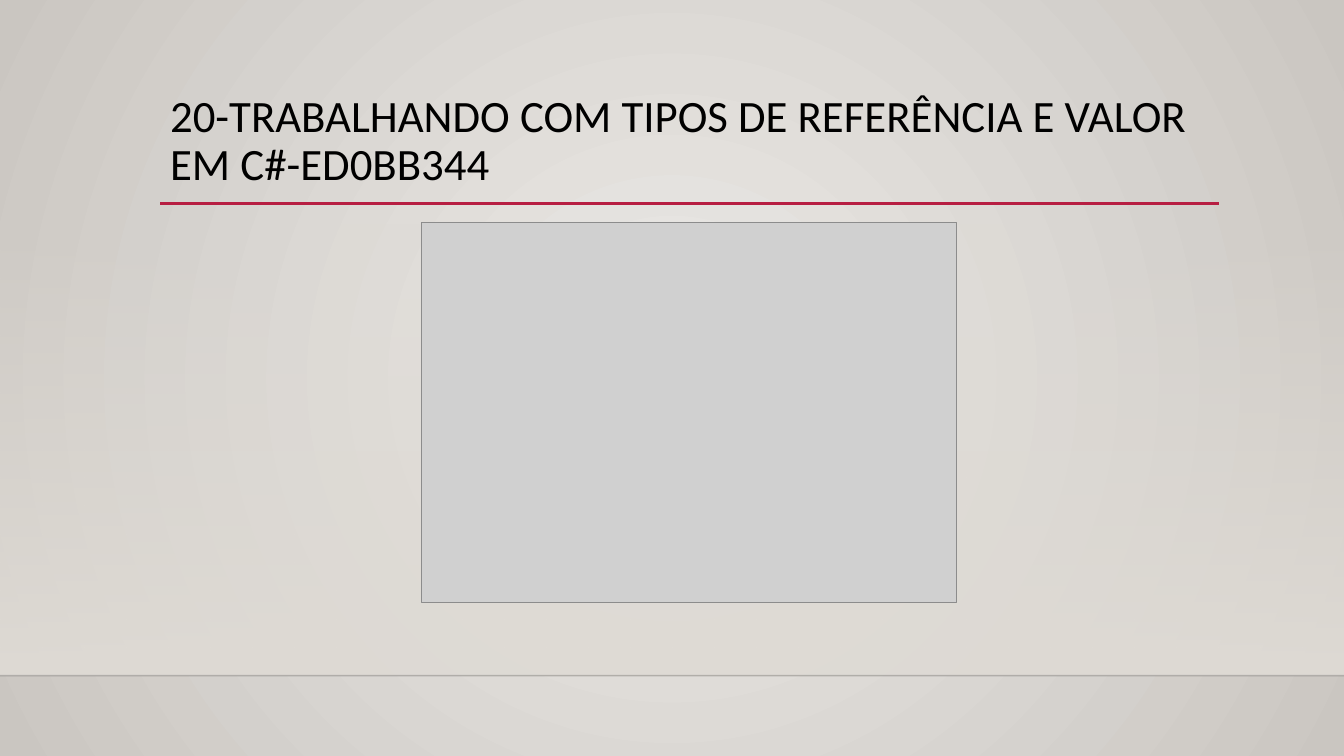
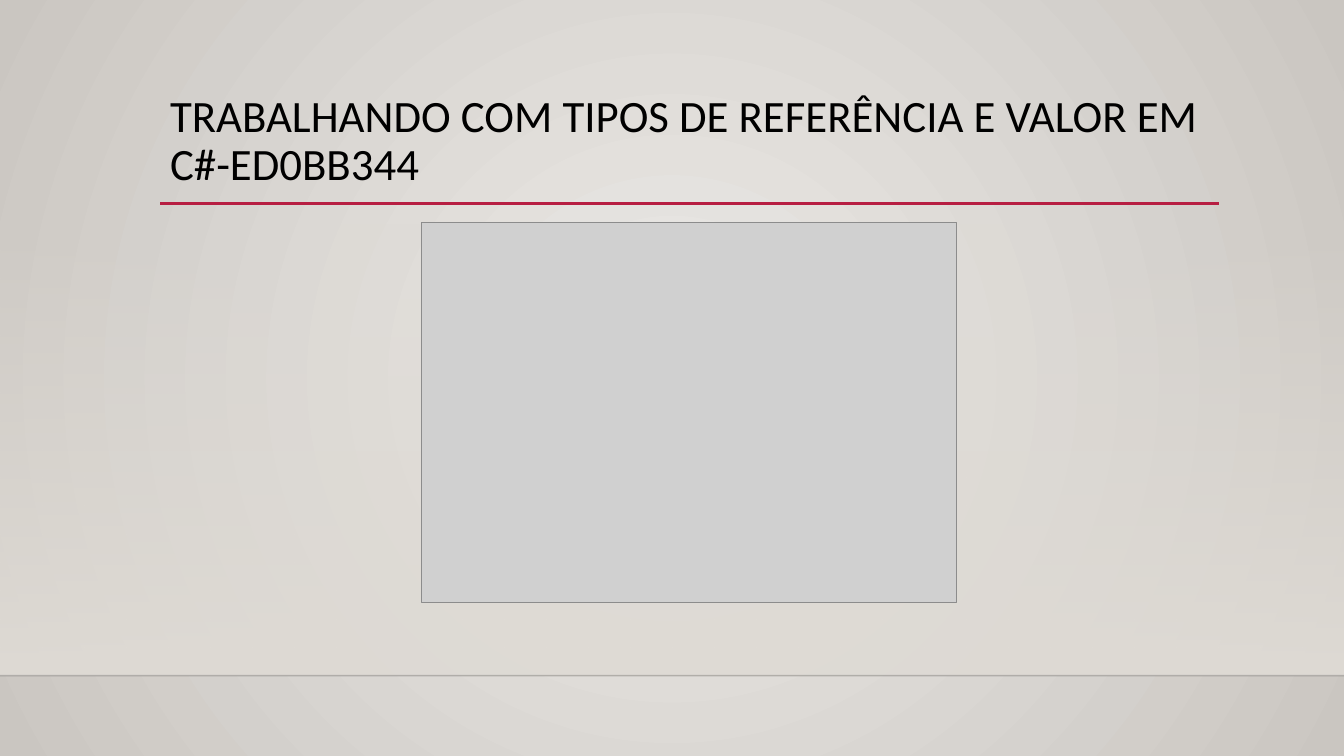
Before and after one commit to Rosem111/Evolu-o-na-DIO, a slide deck: slide 16 of Conquistas/Conquistas.pptx. Drawn at 1344x756 pixels with LibreOffice and Linux fonts; fonts in the diff are those of the drawing; grey boxes stand for pictures; background and template pictures are left out. Boxes give left, top, right and bottom in pixels: in the first picture for what was removed or moved away, otherwise in the second. Text is boxed around its words. In the diff, an @@ line names an element or a change of style, - is before the commit and + after.

```diff
--- a/Conquistas/Conquistas.pptx
+++ b/Conquistas/Conquistas.pptx
@@ title at box(170, 95, 1197, 181): text changed @@
-20-TRABALHANDO COM TIPOS DE REFERÊNCIA E VALOR EM C#-ED0BB344
+TRABALHANDO COM TIPOS DE REFERÊNCIA E VALOR EM C#-ED0BB344
```
Also in this commit, not shown: 3 other slides changed, 4 slides added.
